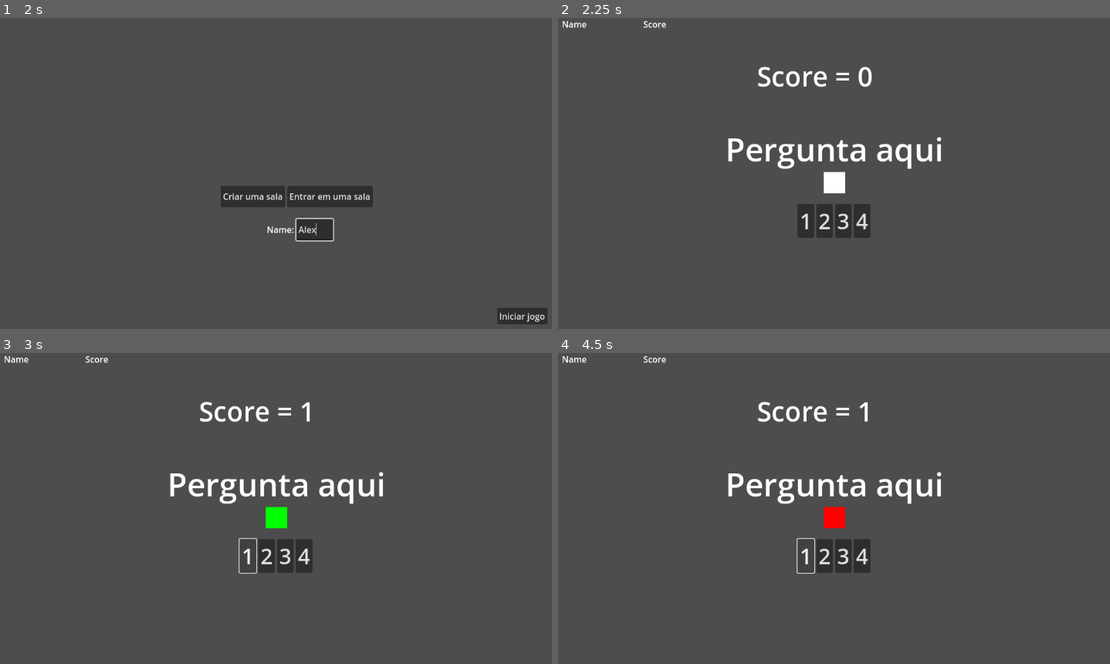
Above: before the commit, frames 1-4 (two rows, left to right).
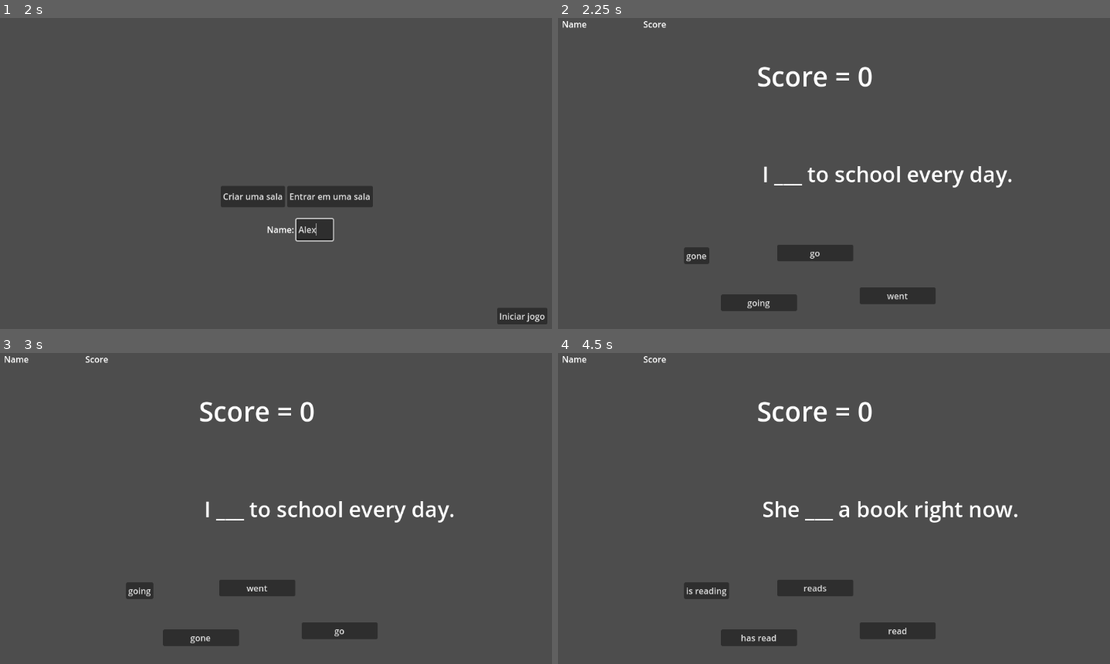
Above: after the commit, the same moments.

Repository: helpmeagain/project-kiwi
Game: Godot game, scene res://src/scenes/main-menu.tscn
The game is run twice, just before and just after one commit, with the same random seed, the same clock (stepped at 60 frames per second) and the same inputs.
Inputs (mouse positions are in pixels of both pictures, inside the frame that each line leads up to):
- Up to frame 1 (2 s): click "Start" at 0.5 s; click (314, 229) at 1.27 s; type "Alex" at 1.35 s
- Up to frame 2 (2.25 s): click "Iniciar jogo" at 2 s
- Up to frame 3 (3 s): click "1" (after the commit: "gone") at 2.75 s
- Up to frame 4 (4.5 s): click "1" (after the commit: "going") at 3.5 s; click "1" (after the commit: "went") at 4.25 s

Frame 1 is identical in both runs. In frame 2, 5.8% of the frame differs, in the area x 22-83%, y 38-95%; in frame 3, 5.7%; in frame 4, 6.0%, in the area x 22-84%, y 15-95%.
Error before the commit: Invalid access to property or key '1' on a base object of type 'Dictionary'. (res://src/scripts/questions.gd:24)

Commit message:
feat: add 'fill in the blank' exercise

Diff:
--- a/project.godot
+++ b/project.godot
@@ -18,6 +18,7 @@
 [autoload]
 
 MultiplayerPlayerManager="*res://src/scripts/multiplayer_player_manager.gd"
+ExercisesBank="*res://src/scripts/exercises/exercises_bank.gd"
 
 [display]
 
--- /dev/null
+++ b/src/assets/exercises/fill_in_the_blank.json
@@ -0,0 +1,12 @@
+[
+  {
+	"sentence": "I ___ to school every day.",
+	"correct_answer": "go",
+	"options": ["go", "went", "going", "gone"]
+  },
+  {
+	"sentence": "She ___ a book right now.",
+	"correct_answer": "is reading",
+	"options": ["reads", "is reading", "read", "has read"]
+  }
+]
--- /dev/null
+++ b/src/scenes/exercises/fill-in-the-blank.tscn
@@ -0,0 +1,58 @@
+[gd_scene load_steps=2 format=3 uid="uid://nq421nx5f7pj"]
+
+[ext_resource type="Script" uid="uid://bjx0ttthsx4wj" path="res://src/scripts/exercises/fill_in_the_blank.gd" id="1_ydag8"]
+
+[node name="Fill-in-the-blank" type="Control"]
+layout_mode = 3
+anchors_preset = 15
+anchor_right = 1.0
+anchor_bottom = 1.0
+grow_horizontal = 2
+grow_vertical = 2
+script = ExtResource("1_ydag8")
+
+[node name="QuestionLabel" type="Label" parent="."]
+layout_mode = 0
+offset_left = 429.0
+offset_top = 264.0
+offset_right = 758.0
+offset_bottom = 319.0
+theme_override_font_sizes/font_size = 40
+text = "Generic question"
+
+[node name="Button1" type="Button" parent="."]
+layout_mode = 0
+offset_left = 283.0
+offset_top = 429.0
+offset_right = 291.0
+offset_bottom = 437.0
+text = "Generic answer 1"
+
+[node name="Button2" type="Button" parent="."]
+layout_mode = 0
+offset_left = 457.0
+offset_top = 424.0
+offset_right = 599.0
+offset_bottom = 455.0
+text = "Generic answer 1"
+
+[node name="Button3" type="Button" parent="."]
+layout_mode = 0
+offset_left = 352.0
+offset_top = 517.0
+offset_right = 494.0
+offset_bottom = 548.0
+text = "Generic answer 3"
+
+[node name="Button4" type="Button" parent="."]
+layout_mode = 0
+offset_left = 611.0
+offset_top = 504.0
+offset_right = 753.0
+offset_bottom = 535.0
+text = "Generic answer 4"
+
+[connection signal="pressed" from="Button1" to="." method="_on_button_1_pressed"]
+[connection signal="pressed" from="Button2" to="." method="_on_button_2_pressed"]
+[connection signal="pressed" from="Button3" to="." method="_on_button_3_pressed"]
+[connection signal="pressed" from="Button4" to="." method="_on_button_4_pressed"]
--- a/src/scenes/questions.tscn
+++ b/src/scenes/questions.tscn
@@ -13,6 +13,7 @@
 script = ExtResource("1_23wpu")
 
 [node name="Label" type="Label" parent="."]
+visible = false
 layout_mode = 0
 offset_left = 360.0
 offset_top = 203.0
@@ -30,6 +31,7 @@
 theme_override_font_sizes/font_size = 50
 
 [node name="ColorRect" type="ColorRect" parent="."]
+visible = false
 layout_mode = 0
 offset_left = 544.0
 offset_top = 288.0
@@ -41,6 +43,7 @@
 one_shot = true
 
 [node name="HBoxContainer" type="HBoxContainer" parent="."]
+visible = false
 layout_mode = 0
 offset_left = 495.0
 offset_top = 348.0
--- /dev/null
+++ b/src/scripts/exercises/exercises_bank.gd
@@ -0,0 +1,19 @@
+extends Node
+
+const QUESTION_PATH = "res://src/assets/exercises/"
+
+func load_questions(file_name: String) -> Array:
+	var full_path = QUESTION_PATH + file_name
+	var questions = []
+
+	if FileAccess.file_exists(full_path):
+		var file = FileAccess.open(full_path, FileAccess.READ)
+		var json = JSON.parse_string(file.get_as_text())
+		if json is Array:
+			questions = json
+		else:
+			push_error("Invalid format in " + file_name)
+	else:
+		push_error("Question file not found: " + full_path)
+
+	return questions
--- /dev/null
+++ b/src/scripts/exercises/fill_in_the_blank.gd
@@ -0,0 +1,48 @@
+extends Control
+
+signal answer_correct
+signal answer_wrong
+
+var questions: Array
+var current_question: Dictionary
+
+func initialize(data_file: String) -> void:
+	questions = ExercisesBank.load_questions(data_file)
+	if questions.is_empty():
+		push_error("No questions for: " + data_file)
+		return
+	load_new_question()
+
+func load_new_question() -> void:
+	current_question = questions.pick_random()
+	setup_question_display()
+
+func setup_question_display() -> void:
+	$QuestionLabel.text = current_question.sentence
+	setup_buttons()
+
+func setup_buttons() -> void:
+	var options = current_question.options.duplicate()
+	options.shuffle()
+
+	for i in 4:
+		var button = get_node("Button" + str(i + 1))
+		button.text = options[i]
+
+func _on_button_pressed(button: Button) -> void:
+	if button.text == current_question.correct_answer:
+		emit_signal("answer_correct")
+	else:
+		emit_signal("answer_wrong")
+
+func _on_button_1_pressed() -> void:
+	_on_button_pressed($Button1)
+
+func _on_button_2_pressed() -> void:
+	_on_button_pressed($Button2)
+
+func _on_button_3_pressed() -> void:
+	_on_button_pressed($Button3)
+
+func _on_button_4_pressed() -> void:
+	_on_button_pressed($Button4)
--- a/src/scripts/questions.gd
+++ b/src/scripts/questions.gd
@@ -1,45 +1,61 @@
 extends Control
 
+const EXERCISE_CONFIG = {
+	"fill_in_blank": {
+		"scene": "res://src/scenes/exercises/fill-in-the-blank.tscn",
+		"data_file": "fill_in_the_blank.json"
+	},
+#	"listen_then_type": {
+#		"scene": "res://src/scenes/exercises/listen-then-type.tscn",
+#		"data_file": "listen_then_type.json"
+#	},
+#	"type_translation": {
+#		"scene": "res://src/scenes/exercises/type-the-sentence.tscn",
+#		"data_file": "type_the_sentence.json"
+#	}
+}
+
 const SCORE_TEXT = "Score = "
-var correct_button: int
+var current_question: Node
 var score: int
 
 func _ready() -> void:
 	score = 0
 	$ScoreLabel.text = SCORE_TEXT + str(score)
-	randomize()
-	choose_new_button()
+	load_random_question()
 
-func choose_new_button() -> void:
-	correct_button = randi() % 4 + 1
-	print("New button:", correct_button)
+func load_random_question() -> void:
+	if current_question:
+		current_question.queue_free()
 
-func _on_button_pressed(button_number: int) -> void:
-	if button_number == correct_button:
-		score += 1
-		$ColorRect.color = Color.GREEN
-		$ScoreLabel.text = SCORE_TEXT + str(score)
-		choose_new_button()
-		if multiplayer.is_server():
-			MultiplayerPlayerManager.players[multiplayer.get_unique_id()]["score"] = score
-			MultiplayerPlayerManager.update_player_score.rpc(multiplayer.get_unique_id(), score)
-		else:
-			MultiplayerPlayerManager.request_update_score.rpc_id(1, multiplayer.get_unique_id(), score)
+	var exercise_keys = EXERCISE_CONFIG.keys()
+	var random_key = exercise_keys[randi() % exercise_keys.size()]
+	var config = EXERCISE_CONFIG[random_key]
+
+	var scene = load(config.scene).instantiate()
+	scene.initialize(config.data_file)
+	add_child(scene)
+
+	current_question = scene
+
+	if current_question.has_signal("answer_correct"):
+		current_question.connect("answer_correct", _on_answer_correct)
+	if current_question.has_signal("answer_wrong"):
+		current_question.connect("answer_wrong", _on_answer_wrong)
+
+func _on_answer_correct() -> void:
+	score += 1
+	if multiplayer.is_server():
+		MultiplayerPlayerManager.players[multiplayer.get_unique_id()]["score"] = score
+		MultiplayerPlayerManager.update_player_score.rpc(multiplayer.get_unique_id(), score)
 	else:
-		$ColorRect.color = Color.RED
-	$ColorRect/ColorTimer.start()
+		MultiplayerPlayerManager.request_update_score.rpc_id(1, multiplayer.get_unique_id(), score)
+	update_score_display()
+	load_random_question()
 
-func _on_timer_timeout() -> void:
-	$ColorRect.color = Color.WHITE
+func _on_answer_wrong() -> void:
+	update_score_display()
+	load_random_question()
 
-func _on_button_1_pressed() -> void:
-	_on_button_pressed(1)
-
-func _on_button_2_pressed() -> void:
-	_on_button_pressed(2)
-
-func _on_button_3_pressed() -> void:
-	_on_button_pressed(3)
-
-func _on_button_4_pressed() -> void:
-	_on_button_pressed(4)
+func update_score_display() -> void:
+	$ScoreLabel.text = SCORE_TEXT + str(score)
Not shown: 1 places in src/scenes/multiplayer-menu.tscn that only renumber resources
Not shown: 1 places in src/scenes/player-score.tscn that only renumber resources
Not shown: 1 places in src/scenes/questions.tscn that only renumber resources
Not shown, added: src/scripts/exercises/exercises_bank.gd.uid
Not shown, added: src/scripts/exercises/fill_in_the_blank.gd.uid
